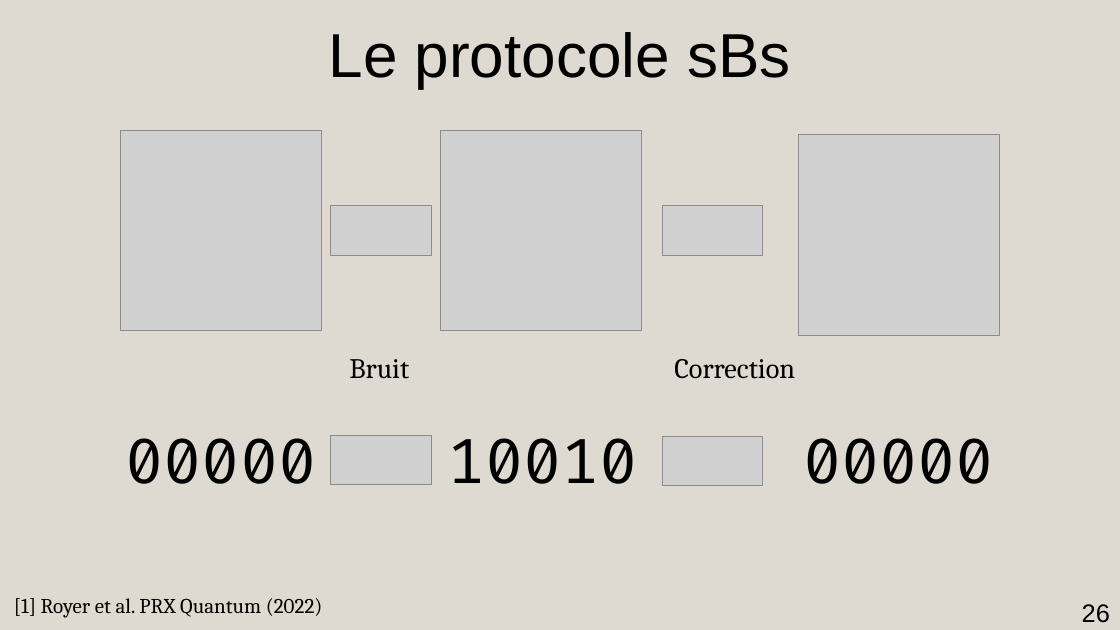
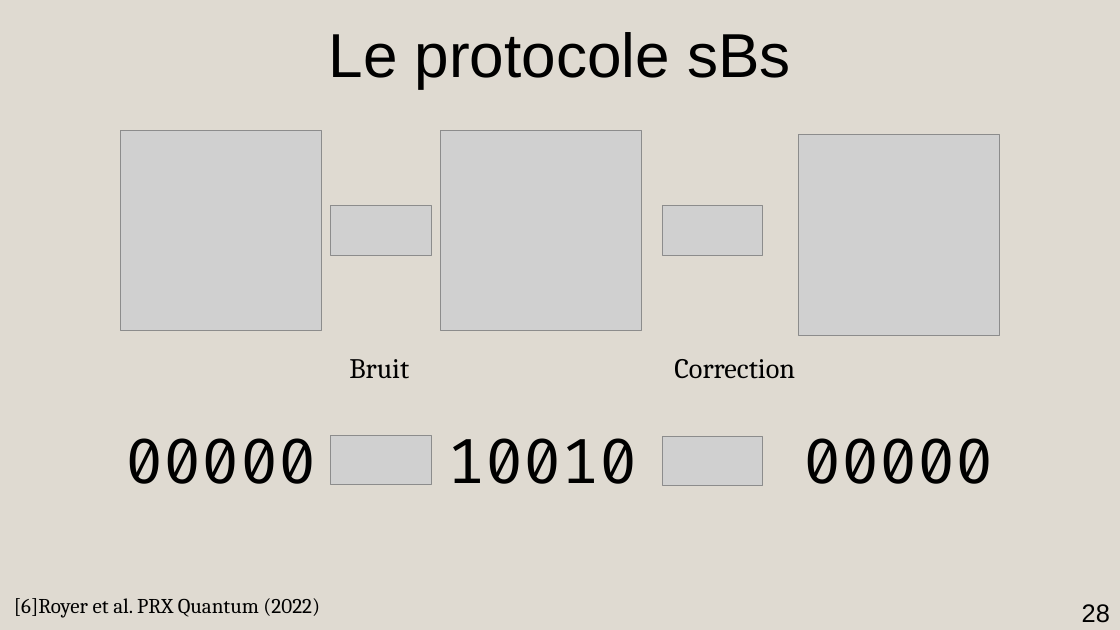
Before and after one commit to AmdaU/presentations, a slide deck: slide 28 of Seminaire/Seminaire.odp (slide 26 before the commit). Drawn at 1120x630 pixels with LibreOffice and Linux fonts; fonts in the diff are those of the drawing; grey boxes stand for pictures. Boxes give left, top, right and bottom in pixels: in the first picture for what was removed or moved away, otherwise in the second. Text is boxed around its words. In the diff, an @@ line names an element or a change of style, - is before the commit and + after.

```diff
--- a/Seminaire/Seminaire.odp
+++ b/Seminaire/Seminaire.odp
@@ text at [14, 598, 320, 618]: text changed @@
-[1] Royer et al. PRX Quantum (2022)
+[6]Royer et al. PRX Quantum (2022)
@@ page number at [1082, 604, 1110, 623]: text changed @@
-26
+28
```
Also in this commit, not shown: 9 other slides changed, 1 slide added, 1 other file.
